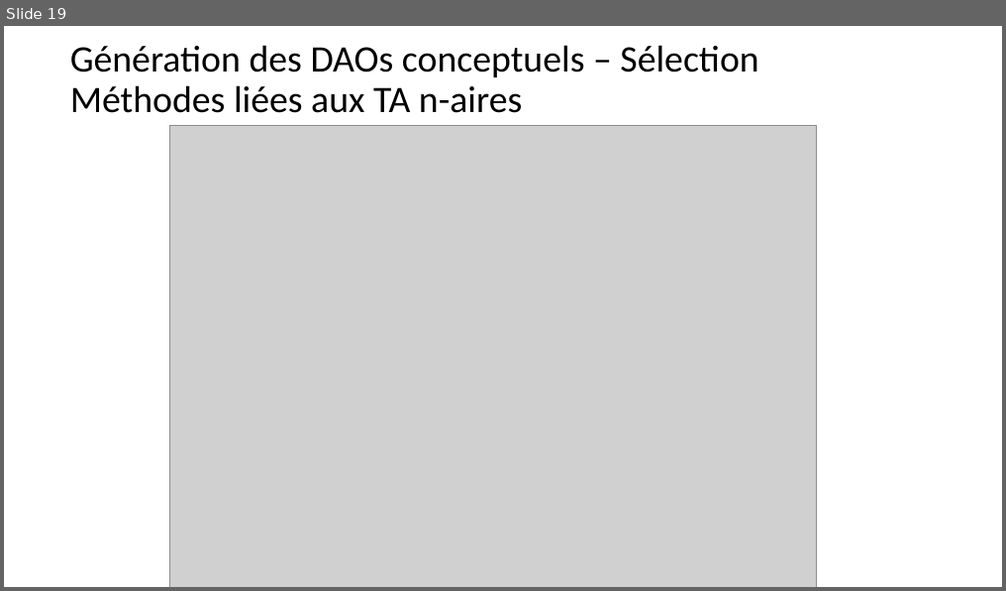
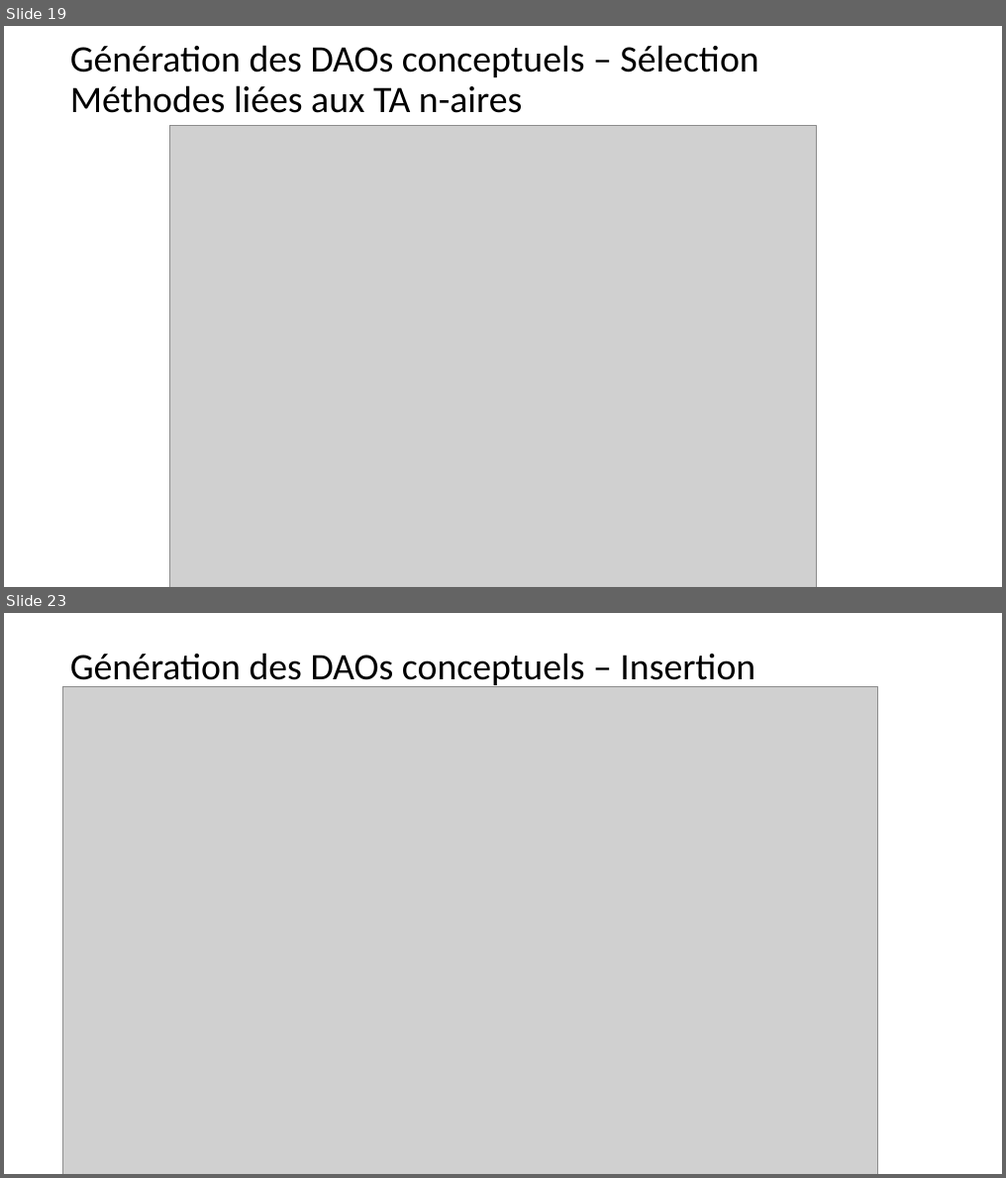
Before and after one commit to gobertm/HyDRa, a slide deck: ConceptualDAO.pptx. Shown one above the other, each under a label of ours: slide 19 before the commit, slides 19 and 23 after it; the slides between them are not shown. The pictures are 1006x591 and 1006x1178 pixels, drawn with LibreOffice and Linux fonts; fonts in the diff are those of the drawing; grey boxes stand for pictures. Boxes give left, top, right and bottom in pixels: in the first picture for what was removed or moved away, otherwise in the second. Text is boxed around its words. In the diff, an @@ line names an element or a change of style, - is before the commit and + after.

```diff
--- a/ConceptualDAO.pptx
+++ b/ConceptualDAO.pptx
@@ slide 23 added at box(4, 613, 1002, 1174), background #FFFFFF @@
@@ title added at box(70, 653, 755, 688), 36 pt, text #000000 @@
+Génération des DAOs conceptuels – Insertion
@@ picture added at box(62, 687, 877, 1174) @@
```
Also in this commit, not shown: 8 other slides added, 1 other file.
